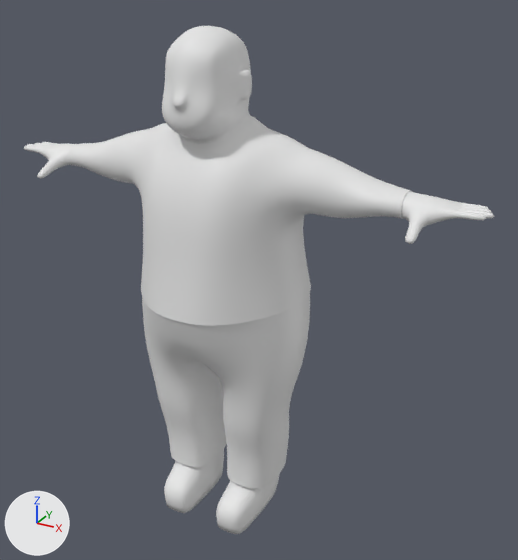
The FBX model RGB_Run_SRP3D/Assets/Models/player.fbx, before and after one commit.
One viewpoint serves both versions: a camera (50 mm lens) standing at (4.2, -6.62, 6.6) and looking at (0.4, 0.28, 3.15). Lighting does not change. The marker at lower left points along +X, +Y and +Z.
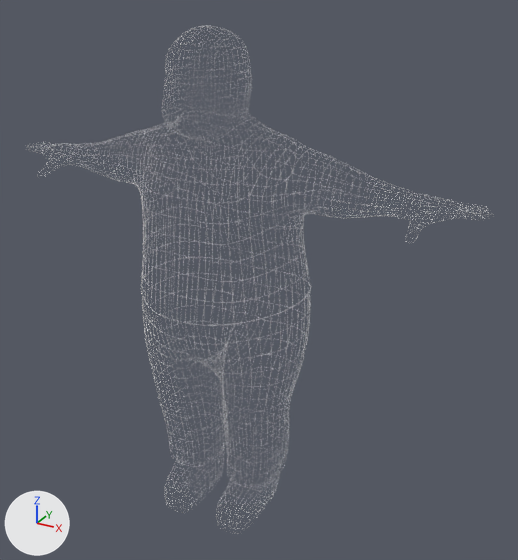
Commit message: Wireframe Player

Pixel boxes [x1, y1, x2, y2] of what changed, in the pictures (518 x 560 px):
'Cube', reshaped
    before: [24, 26, 494, 534]
    after: [28, 25, 495, 534]
part 1 of me_cube_001, built on
    before: [50, 129, 473, 207]
    after: [28, 25, 495, 534]

The change, as a diff of the scene's bpy script:
```diff
--- a/RGB_Run_SRP3D/Assets/Models/player.fbx.py
+++ b/RGB_Run_SRP3D/Assets/Models/player.fbx.py
@@ me_cube_001 @@
 # used by ob_cube; location = (0.0, 0.0, 0.0)
-me_cube_001.from_pydata(...)  # 5164 vertices, 5162 faces; spans x -3.0..3.03, y -0.9..0.9, z 0.0..6.04
+me_cube_001.from_pydata(...)  # 30976 vertices, 41296 faces; spans x -3.0..3.03, y -0.9..0.9, z 0.0..6.04
+# me_cube_001 part 1: 22 vertices moved within x -2.71..2.74, y -0.29..0.89, z 3.02..5.09; 25812 vertices added at x -3.0..3.03, y -0.9..0.9, z 0.0..6.04
+# me_cube_001 part 2: the surface is now shaded smooth
 me_cube_001.materials.append(mat_material)
```
